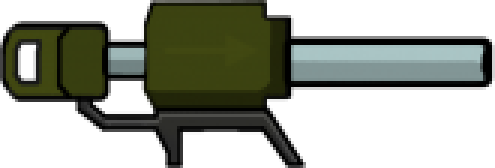
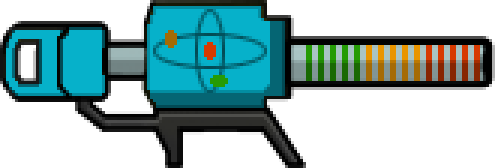
Two versions of the same layered image (495x168). Layer-by-layer changes:
added layer "Capa 2" above "Capa 1" over (0, 0, 495, 168)
